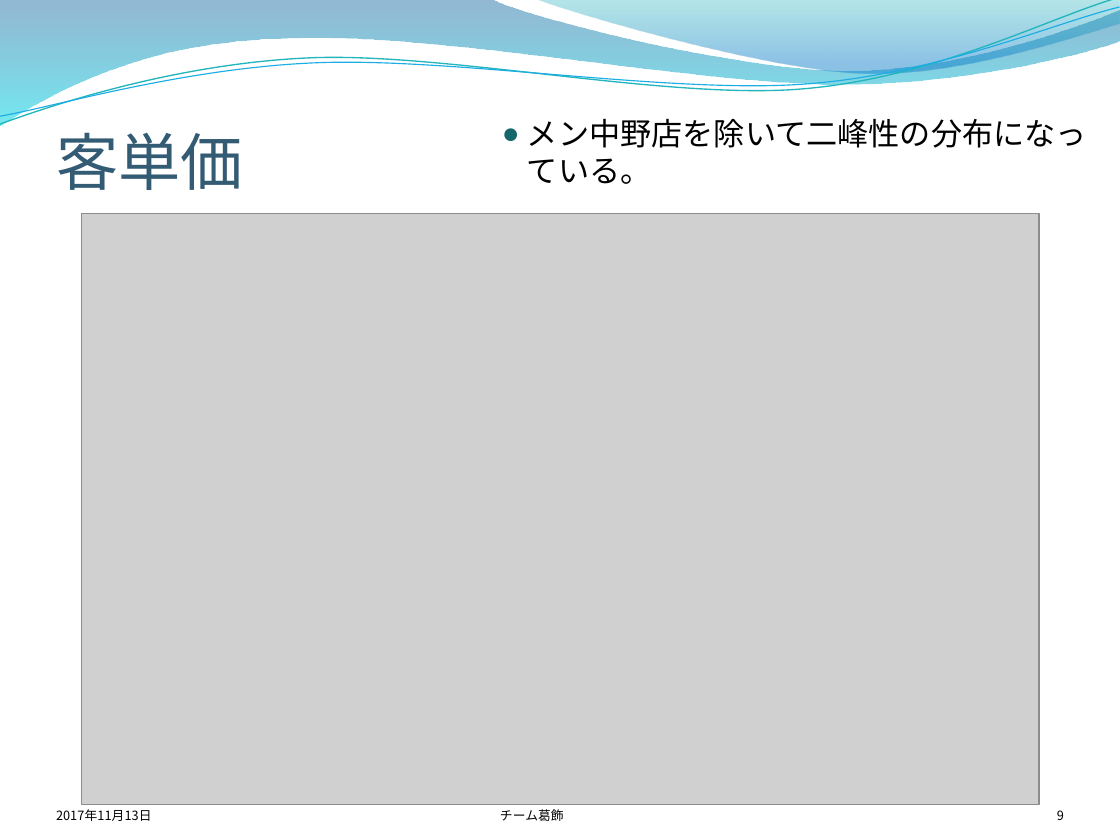
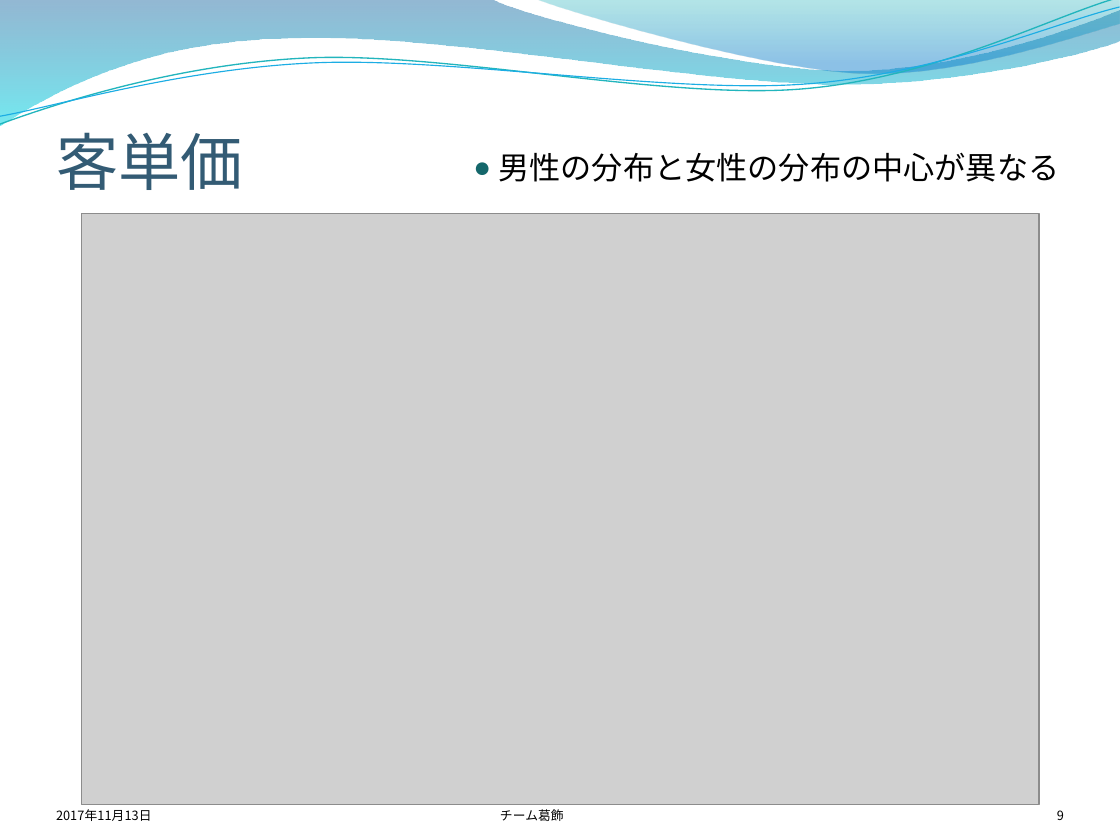
Before and after one commit to takuto0831/DataComp2017, a slide deck: slide 9 of report/中間報告改2.pptx. Drawn at 1120x840 pixels with LibreOffice and Linux fonts; fonts in the diff are those of the drawing; grey boxes stand for pictures; background and template pictures are left out. Boxes give left, top, right and bottom in pixels: in the first picture for what was removed or moved away, otherwise in the second. Text is boxed around its words. In the diff, an @@ line names an element or a change of style, - is before the commit and + after.

```diff
--- a/report/中間報告改2.pptx
+++ b/report/中間報告改2.pptx
@@ text at bbox=[498, 152, 1059, 182]: text changed @@
-● メン中野店を除いて二峰性の分布になっている。
+● 男性の分布と女性の分布の中心が異なる
```
Also in this commit, not shown: 8 other slides changed, 2 other files.
